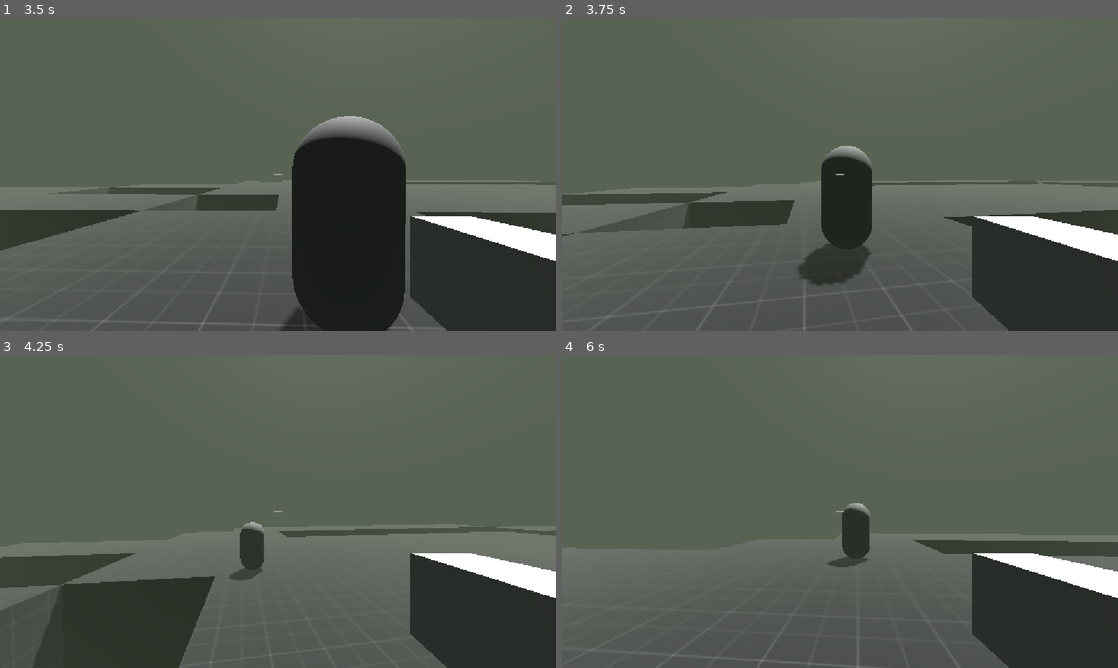
Above: before the commit, frames 1-4 (two rows, left to right).
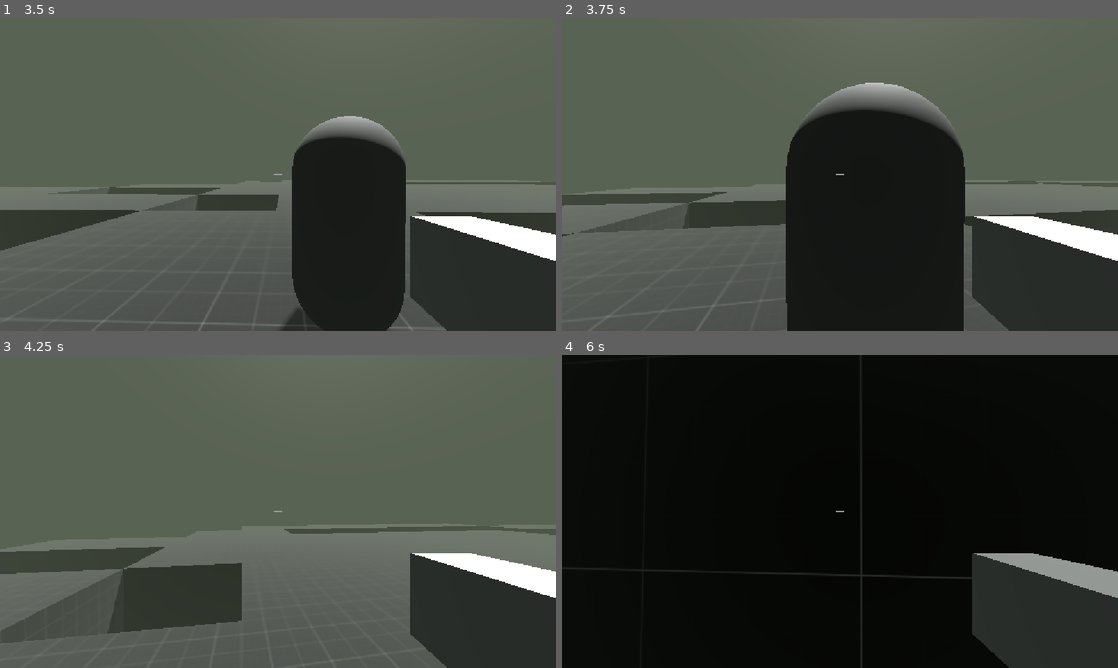
Above: after the commit, the same moments.

Repository: DimoH61/doom--kinda-
Game: Godot game, scene res://common/main.tscn
The game is run twice, just before and just after one commit, with the same random seed, the same clock (stepped at 60 frames per second) and the same inputs.
Inputs (mouse positions are in pixels of both pictures, inside the frame that each line leads up to):
- Up to frame 1 (3.5 s): tap Enter (ui_accept) at 0.5, 0.77, 1.52, 3.02 s; move the mouse to (305, 174) at 0.52 s; press the mouse at (305, 174) at 0.53 s; hold Up (ui_up) from 0.53 s (still down); move the mouse to (250, 174) at 1.27 s; release the mouse at (250, 174) at 1.28 s; click (250, 174) at 1.35 s; move the mouse to (289, 168) at 2.02 s; press the mouse at (289, 168) at 2.03 s; move the mouse to (272, 180) at 2.77 s; release the mouse at (272, 180) at 2.78 s; click (272, 180) at 2.85 s
- Up to frame 2 (3.75 s): keep holding Up (ui_up); move the mouse to (878, 177) at 3.52 s; press the mouse at (878, 177) at 3.53 s
- Up to frame 3 (4.25 s): keep holding Up (ui_up); tap Enter (ui_accept) at 3.77 s
- Up to frame 4 (6 s): move the mouse to (795, 508) at 4.27 s; release the mouse at (795, 508) at 4.28 s; click (795, 508) at 4.35 s; tap Enter (ui_accept) at 4.52 s; move the mouse to (845, 511) at 5.02 s; press the mouse at (845, 511) at 5.03 s; move the mouse to (817, 505) at 5.77 s; release Up (ui_up) at 5.78 s; release the mouse at (817, 505) at 5.78 s; hold Right (ui_right) from 5.78 s (still down); click (817, 505) at 5.85 s

Frame 1 is identical in both runs. In frame 2, 20% of the frame differs, in the area x 40-73%, y 20-100%; in frame 3, 9.6%; in frame 4, 93%, in the area x 0-100%, y 0-100%.

Commit message:
HealthComponent

Diff:
--- a/Enemy.gd
+++ b/Enemy.gd
@@ -1,5 +1,13 @@
 class_name Enemy
 extends CharacterBody3D
+
+@onready var health_component: HealthComponent = get_node_or_null("HealthComponent")
+
+var is_dead: bool = false
+
+func _ready() -> void:
+	if health_component:
+		health_component.died.connect(die)
 
 func _physics_process(delta: float) -> void:
 	if not is_on_floor():
@@ -12,5 +20,13 @@
 	move_and_slide()
 
 
-func take_damage(amount: float, knockback_force: Vector3 = Vector3.ZERO) -> void:
+func hit(knockback_force: Vector3 = Vector3.ZERO) -> void:
 	velocity += knockback_force
+
+func die() -> void:
+	if is_dead:
+		return
+	is_dead = true
+	print(self, " died")
+
+	queue_free()
--- /dev/null
+++ b/common/components/HealthComponent.gd
@@ -0,0 +1,35 @@
+class_name HealthComponent
+
+extends Node
+
+signal health_changed(current_health: float, max_health: float)
+signal died
+
+@export var max_health: float = 100.0
+var current_health: float:
+	set(value):
+		current_health = clamp(value, 0.0, max_health)
+
+func _ready() -> void:
+	current_health = max_health
+
+
+func take_damage(amount: float) -> void:
+	if current_health <= 0:
+		return
+
+	current_health -= amount
+
+	health_changed.emit(current_health, max_health)
+
+	if current_health <= 0:
+		died.emit()
+
+
+func heal(amount: float) -> void:
+	if current_health <= 0:
+		return
+
+	current_health += amount
+
+	health_changed.emit(current_health, max_health)
--- a/node_3d.tscn
+++ b/node_3d.tscn
@@ -1,6 +1,7 @@
 [gd_scene format=3 uid="uid://cjva61jbi8sjk"]
 
 [ext_resource type="Script" uid="uid://42vt56qpa0xw" path="res://Enemy.gd" id="1_a202f"]
+[ext_resource type="Script" uid="uid://bxn14kwsfevms" path="res://common/components/HealthComponent.gd" id="2_noarx"]
 
 [sub_resource type="CapsuleMesh" id="CapsuleMesh_0o5fr"]
 
@@ -14,3 +15,7 @@
 
 [node name="CollisionShape3D" type="CollisionShape3D" parent="." unique_id=1289517251]
 shape = SubResource("CapsuleShape3D_0o5fr")
+
+[node name="HealthComponent" type="Node" parent="." unique_id=660018531]
+script = ExtResource("2_noarx")
+metadata/_custom_type_script = "uid://bxn14kwsfevms"
--- a/weapons/Weapon.gd
+++ b/weapons/Weapon.gd
@@ -47,13 +47,16 @@
 func _proccess_hit(ray_cast: RayCast3D) -> void:
 	if ray_cast and ray_cast.is_colliding():
 		var collider = ray_cast.get_collider()
+		var health = collider.get_node_or_null("HealthComponent") as HealthComponent
 		print(collider)
-		if collider.has_method("take_damage"):
+		if health and health.has_method("take_damage"):
 			var hit_direction: Vector3 = -ray_cast.global_transform.basis.z
-			var knockback_vector: Vector3 = hit_direction * 20.0
+			var knockback_vector: Vector3 = hit_direction * 5.0
 
 			knockback_vector.y += 0.5
-			collider.take_damage(data.base_damage, knockback_vector)
+			health.take_damage(data.base_damage)
+			if collider.has_method("hit"):
+				collider.hit(knockback_vector)
 
 
 func reload() -> void:
--- a/weapons/base_weapon.tscn
+++ b/weapons/base_weapon.tscn
@@ -5,6 +5,7 @@
 
 [sub_resource type="Resource" id="Resource_a202f"]
 script = ExtResource("2_g61sl")
+base_damage = 50.0
 base_fire_rate = 0.1
 metadata/_custom_type_script = "uid://brq5vekmxss3s"
 
Not shown, added: common/components/HealthComponent.gd.uid
